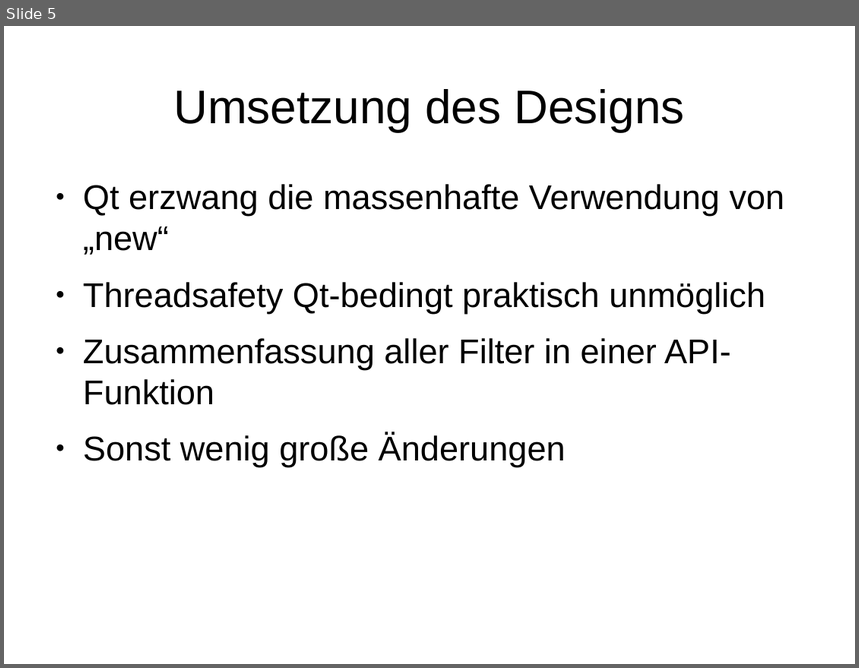
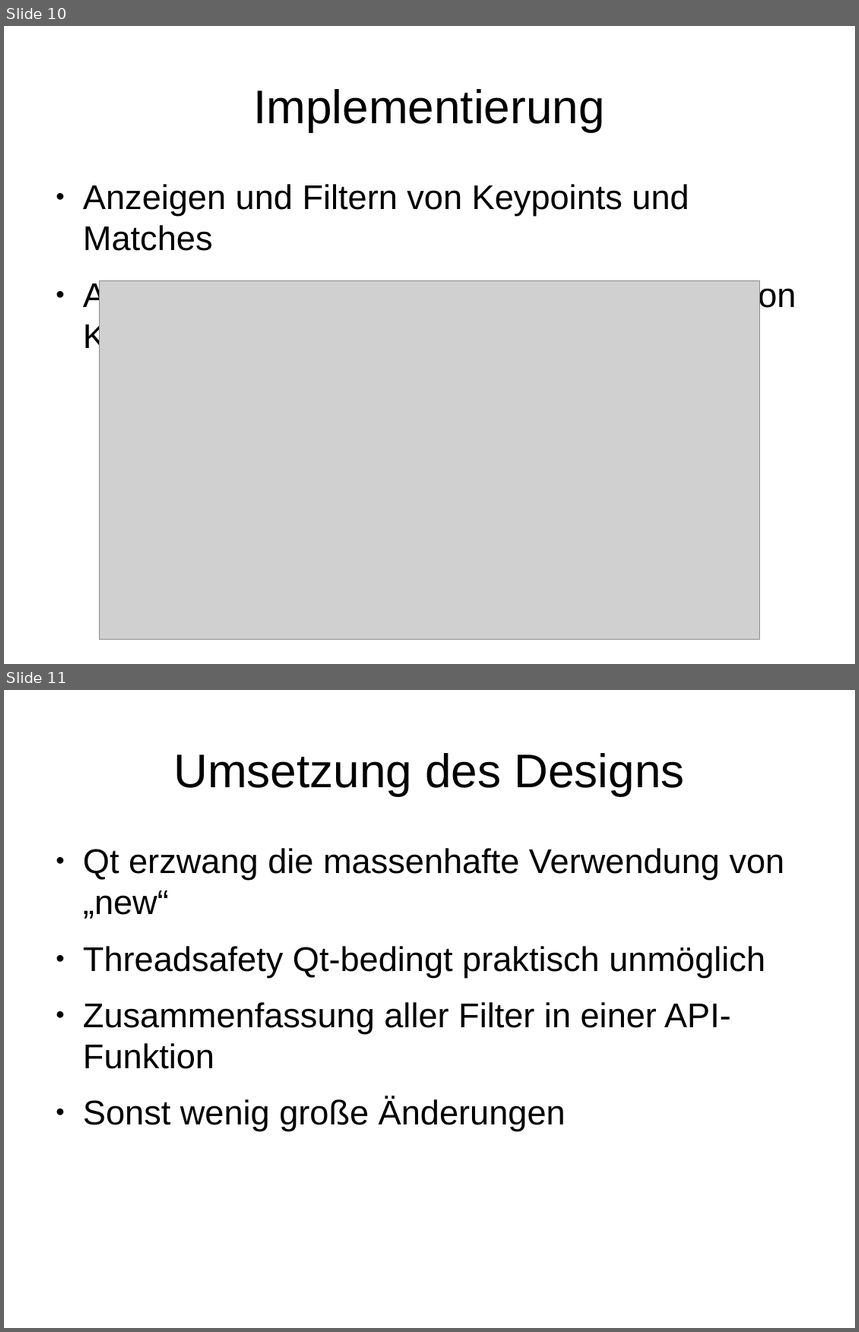
Before and after one commit to CVVisualPSETeam/Dokumente, a slide deck: Presentation/presentation.odp. Shown one above the other, each under a label of ours: slide 5 before the commit, slides 10 and 11 after it. The pictures are 859x668 and 859x1332 pixels, drawn with LibreOffice and Linux fonts; fonts in the diff are those of the drawing; grey boxes stand for pictures. Boxes give left, top, right and bottom in pixels: in the first picture for what was removed or moved away, otherwise in the second. Text is boxed around its words. In the diff, an @@ line names an element or a change of style, - is before the commit and + after.

```diff
--- a/Presentation/presentation.odp
+++ b/Presentation/presentation.odp
@@ slide 10 added at (4, 26, 855, 664), background #FFFFFF @@
@@ title added at (253, 89, 604, 132), 44 pt, text #000000 @@
+Implementierung
@@ text added at (83, 184, 797, 354), 32 pt, text #000000 @@
+● Anzeigen und Filtern von Keypoints und Matches
+● Anzeige der Translation und Verbindungen von Keypoints
@@ picture added at (100, 281, 760, 641) @@
@@ what was slide 5 is now slide 11 @@
```
Also in this commit, not shown: 4 slides changed, 8 other slides added.
